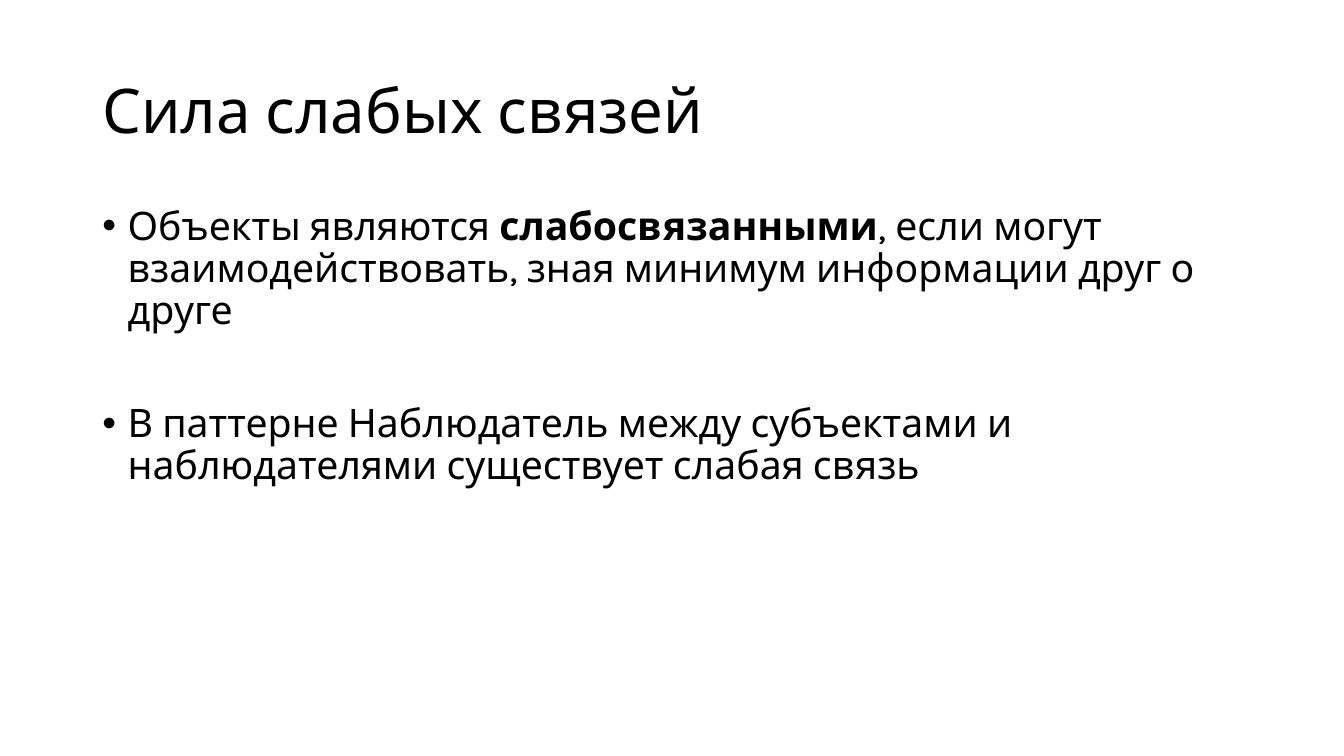
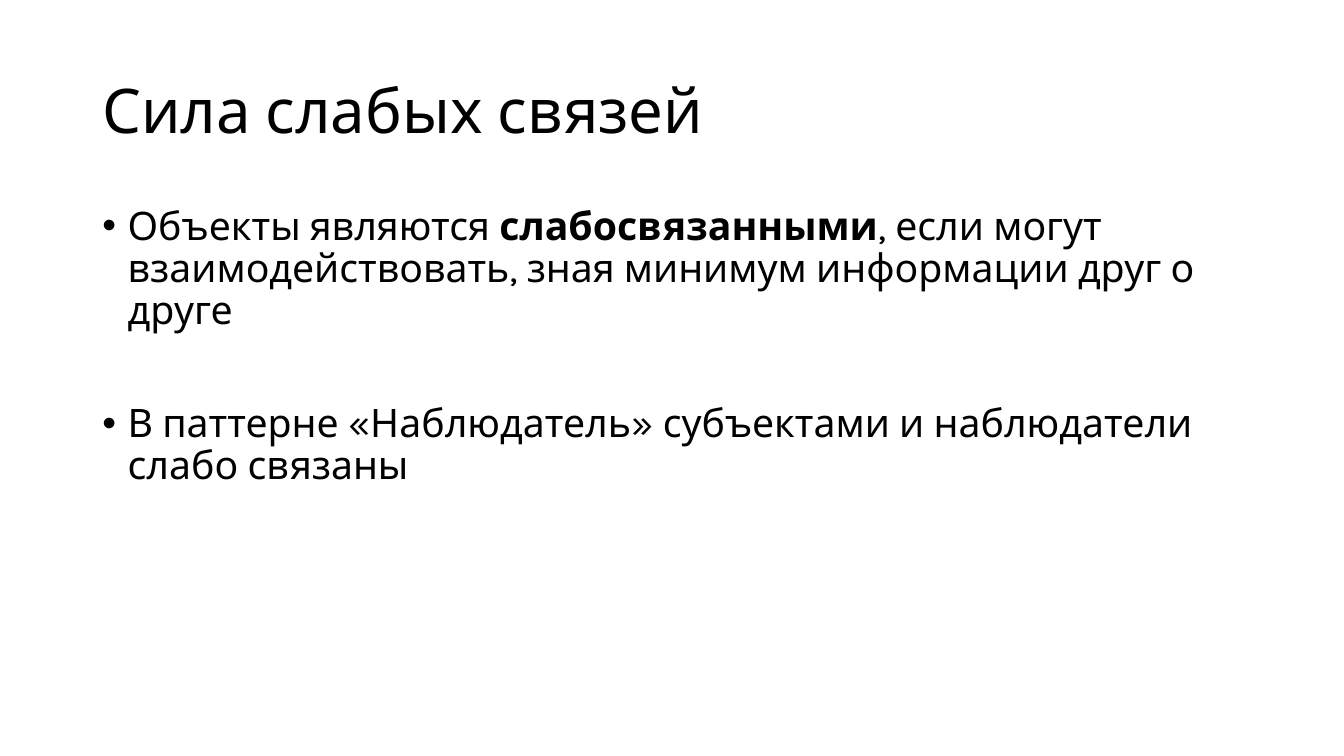
Before and after one commit to alexey-malov/ood, a slide deck: slide 23 of lectures/02.observer/observer.pptx (slide 24 before the commit). Drawn at 1344x756 pixels with LibreOffice and Linux fonts; fonts in the diff are those of the drawing. Boxes give left, top, right and bottom in pixels: in the first picture for what was removed or moved away, otherwise in the second. Text is boxed around its words. In the diff, an @@ line names an element or a change of style, - is before the commit and + after.

Commit message:
Дополнил лекцию по паттерну Наблюдатель

```diff
--- a/lectures/02.observer/observer.pptx
+++ b/lectures/02.observer/observer.pptx
@@ text at box(128, 407, 1193, 480): text changed @@
-• В паттерне Наблюдатель между субъектами и наблюдателями существует слабая связь
+• В паттерне «Наблюдатель» субъектами и наблюдатели слабо связаны
```
Also in this commit, not shown: 17 other slides changed, 2 slides added, 2 slides removed, 2 other files.
